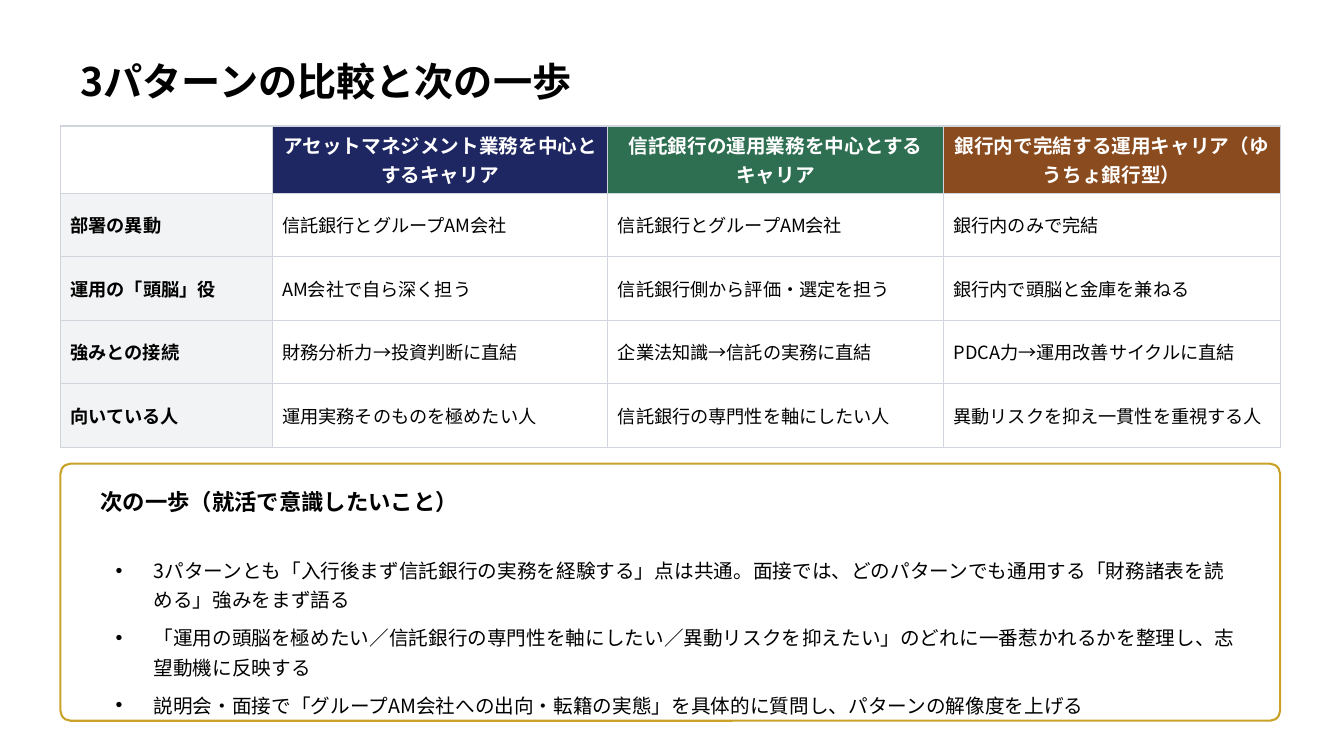
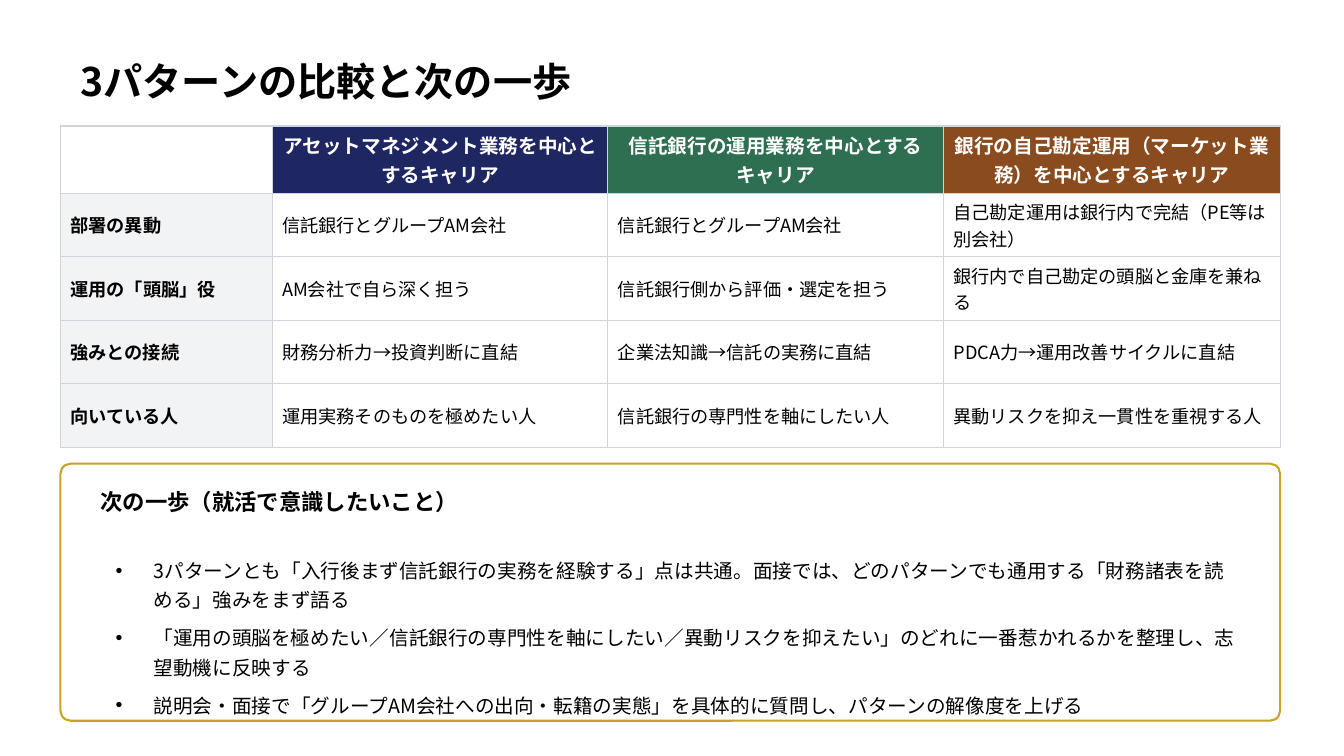
Before and after one commit to nasukazunori/NasuVault2, a slide deck: slide 7 of 信吾/銀行研究/添付ファイル/信託銀行キャリア形成モデル.pptx. Drawn at 1344x756 pixels with LibreOffice and Linux fonts; fonts in the diff are those of the drawing. Boxes give left, top, right and bottom in pixels: in the first picture for what was removed or moved away, otherwise in the second. Text is boxed around its words. In the diff, an @@ line names an element or a change of style, - is before the commit and + after.

```diff
--- a/信吾/銀行研究/添付ファイル/信託銀行キャリア形成モデル.pptx
+++ b/信吾/銀行研究/添付ファイル/信託銀行キャリア形成モデル.pptx
@@ table at [60, 126, 1280, 444] @@
-row 1, column 4: 銀行内で完結する運用キャリア（ゆうちょ銀行型）
+row 1, column 4: 銀行の自己勘定運用（マーケット業務）を中心とするキャリア
-row 2, column 4: 銀行内のみで完結
+row 2, column 4: 自己勘定運用は銀行内で完結（PE等は別会社）
-row 3, column 4: 銀行内で頭脳と金庫を兼ねる
+row 3, column 4: 銀行内で自己勘定の頭脳と金庫を兼ねる
```
Also in this commit, not shown: 3 other slides changed, 2 other files.
